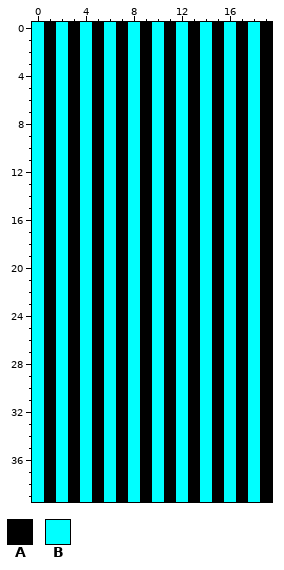
Pixel-art sprite, stored at stripes.png. Above, as it was before the edit.
The file is 20x40 pixels.
Palette (. is transparent): A #000000  B #00ffff
Pixels before, first column x 0:
 0 BABABABABABABABABABA
 1 BABABABABABABABABABA
 2 BABABABABABABABABABA
 3 BABABABABABABABABABA
 4 BABABABABABABABABABA
 5 BABABABABABABABABABA
 6 BABABABABABABABABABA
 7 BABABABABABABABABABA
 8 BABABABABABABABABABA
 9 BABABABABABABABABABA
10 BABABABABABABABABABA
11 BABABABABABABABABABA
12 BABABABABABABABABABA
13 BABABABABABABABABABA
14 BABABABABABABABABABA
15 BABABABABABABABABABA
16 BABABABABABABABABABA
17 BABABABABABABABABABA
18 BABABABABABABABABABA
19 BABABABABABABABABABA
20 BABABABABABABABABABA
21 BABABABABABABABABABA
22 BABABABABABABABABABA
23 BABABABABABABABABABA
24 BABABABABABABABABABA
25 BABABABABABABABABABA
26 BABABABABABABABABABA
27 BABABABABABABABABABA
28 BABABABABABABABABABA
29 BABABABABABABABABABA
30 BABABABABABABABABABA
31 BABABABABABABABABABA
32 BABABABABABABABABABA
33 BABABABABABABABABABA
34 BABABABABABABABABABA
35 BABABABABABABABABABA
36 BABABABABABABABABABA
37 BABABABABABABABABABA
38 BABABABABABABABABABA
39 BABABABABABABABABABA
Once edited:
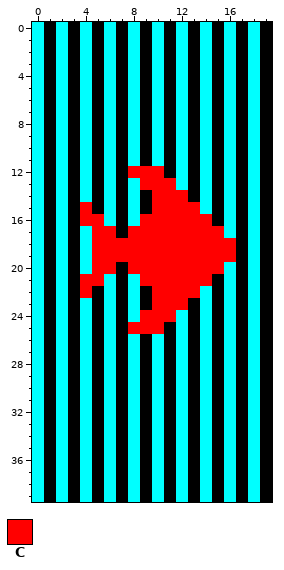
Colours new in this view: C #ff0000
Edits made:
The edit turns colour A into colour C in row 12 at x 9; in row 13 at x 9 and 11; in row 14 at x 11; in row 15 at x 11 and 13; in row 16 at x 5, 9, 11 and 13; in row 17 at x 5, 9, 11, 13 and 15.
The edit turns colour A into colour C in rows 18 to 19 at x 5, 7, 9, 11, 13 and 15; in row 20 at x 5, 9, 11, 13 and 15; in row 21 at x 5, 9, 11 and 13; in row 22 at x 11 and 13; in row 23 at x 11; in row 24 at x 9 and 11.
The edit turns colour A into colour C in row 25 at x 9.
The edit turns colour B into colour C in row 12 at x 8 and 10; in row 13 at x 10; in row 14 at x 10 and 12; in row 15 at x 4, 10 and 12; in row 16 at x 4, 10, 12 and 14; in row 17 at x 6, 8, 10, 12 and 14.
The edit turns colour B into colour C in rows 18 to 19 at x 6, 8, 10, 12, 14 and 16; in row 20 at x 6, 8, 10, 12 and 14; in row 21 at x 4, 10, 12 and 14; in row 22 at x 4, 10 and 12; in row 23 at x 10 and 12; in row 24 at x 10.
The edit turns colour B into colour C in row 25 at x 8 and 10.
Boxes around the changes in both pictures, in picture pixels (x1, y1, x2, y2):
changed: (80, 166, 236, 334)
